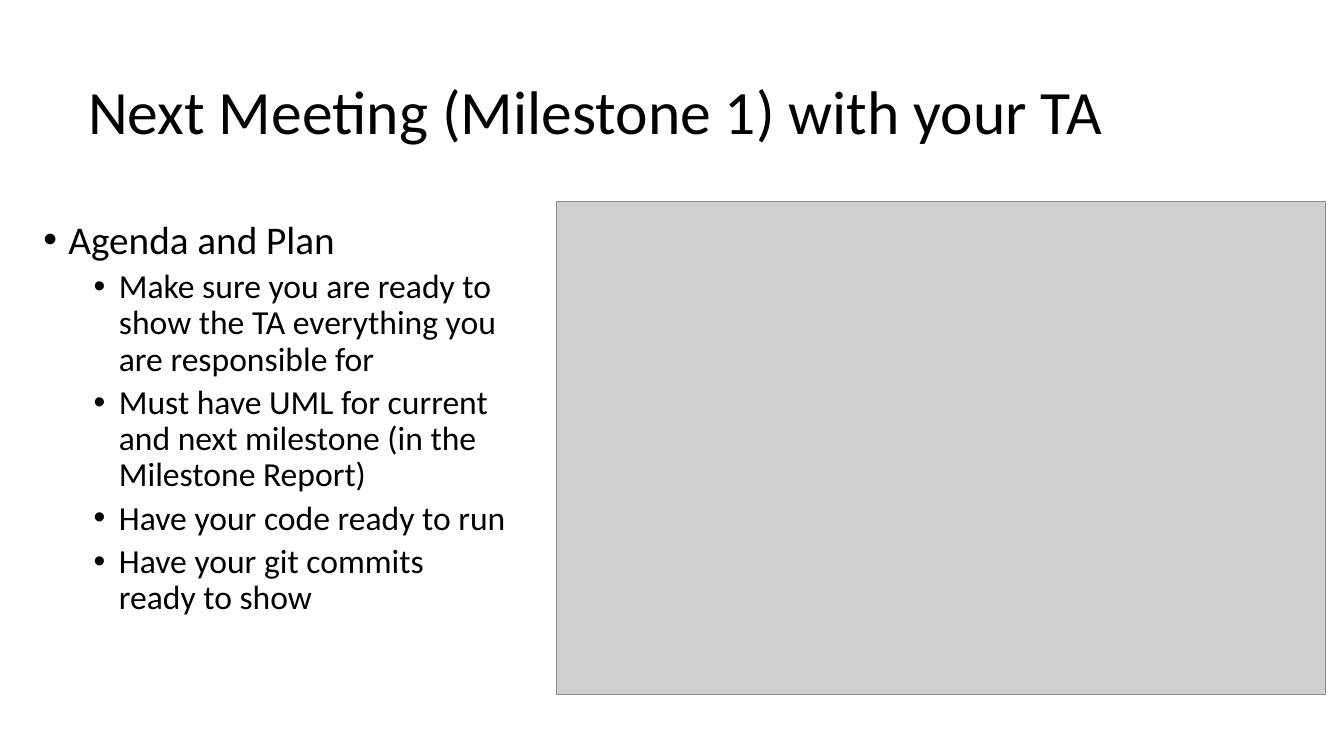
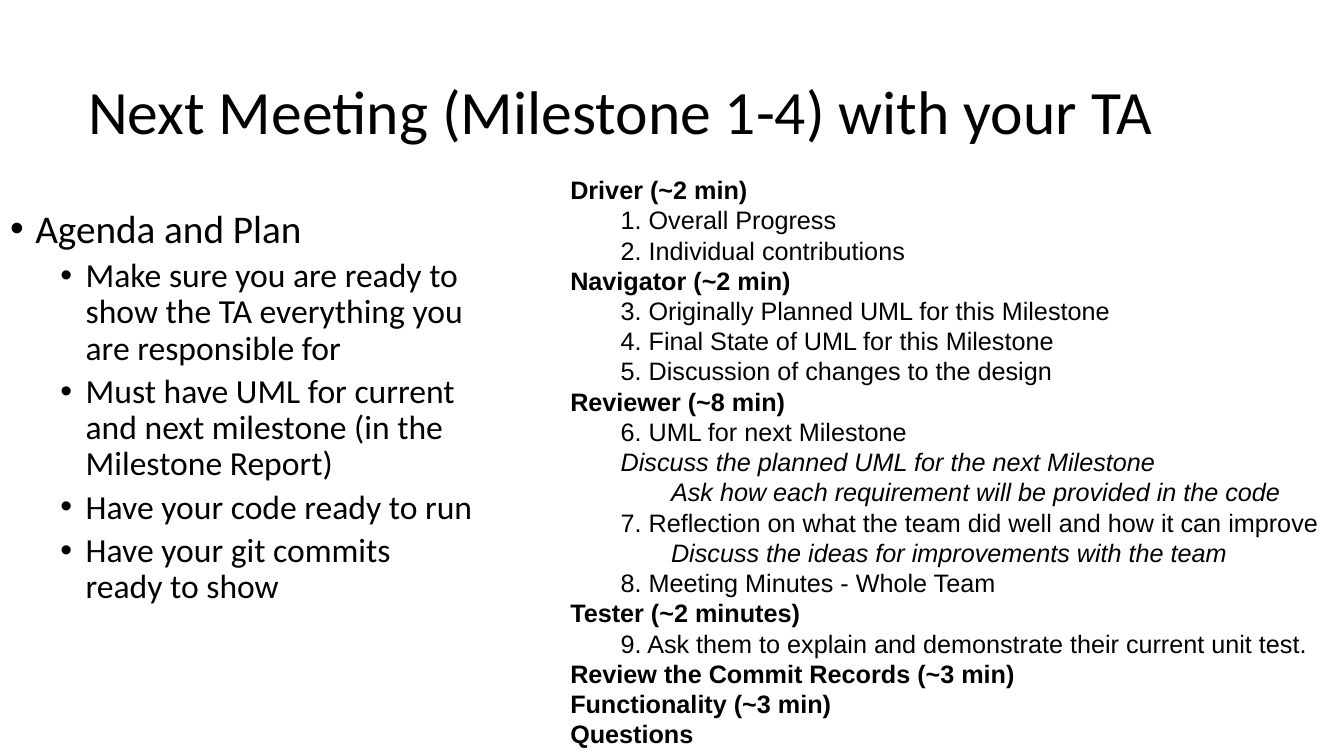
Before and after one commit to RHIT-CSSE/csse220, a slide deck: slide 3 of ClassMaterials/PairProgrammingAndSourceControl/Part7-TA-Meetings.pptx (slide 2 before the commit). Drawn at 1344x756 pixels with LibreOffice and Linux fonts; fonts in the diff are those of the drawing; grey boxes stand for pictures. Boxes give left, top, right and bottom in pixels: in the first picture for what was removed or moved away, otherwise in the second. Text is boxed around its words. In the diff, an @@ line names an element or a change of style, - is before the commit and + after.

```diff
--- a/ClassMaterials/PairProgrammingAndSourceControl/Part7-TA-Meetings.pptx
+++ b/ClassMaterials/PairProgrammingAndSourceControl/Part7-TA-Meetings.pptx
@@ title at [88, 89, 1152, 145]: text changed @@
-Next Meeting (Milestone 1) with your TA
+Next Meeting (Milestone 1-4) with your TA
@@ text "Agenda and Plan": place and size @@
-text "Agenda and Plan" at [68, 226, 505, 615]
+text "Agenda and Plan" at [35, 215, 472, 604]
@@ picture removed at [557, 202, 1326, 696] @@
@@ text added at [570, 180, 1318, 748], 18 pt, text #000000 @@
+Driver (~2 min)
+1. Overall Progress
+2. Individual contributions
+Navigator (~2 min)
+3. Originally Planned UML for this Milestone
+4. Final State of UML for this Milestone
+5. Discussion of changes to the design
+Reviewer (~8 min)
+6. UML for next Milestone
+Discuss the planned UML for the next Milestone
+Ask how each requirement will be provided in the code
+7. Reflection on what the team did well and how it can improve
+Discuss the ideas for improvements with the team
+8. Meeting Minutes - Whole Team
+Tester (~2 minutes)
+9. Ask them to explain and demonstrate their current unit test.
+Review the Commit Records (~3 min)
+Functionality (~3 min)
+Questions
```
Also in this commit, not shown: 1 other slide changed, 2 slides added, 14 other files.
